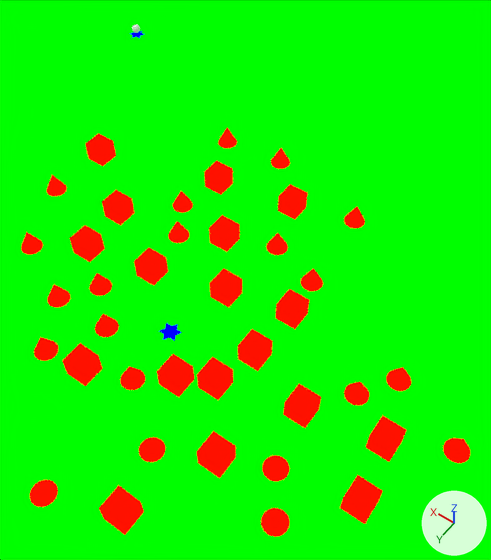
An edit to the Blender file Blender/Example Map.blend, drawn before and after from the same camera.
Both versions are drawn from a 50 mm lens placed at (-20.2, 19.8, 24.0), pointed at (-9.2, 4.3, -0.4). Lighting does not change. The marker at lower right points along +X, +Y and +Z.
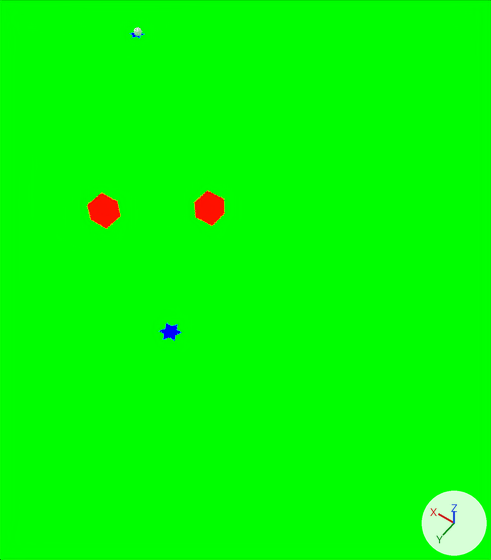
Location of each change, [x1, y1, x2, y2] in pixels of the pictures (491 x 560 px):
'Cube.012', moved: before [278, 184, 308, 219]; after [194, 190, 225, 226]
'Cube.018', deleted (red): before [99, 485, 144, 535]
'Cube.004', moved: before [102, 190, 135, 225]; after [87, 193, 120, 229]
'Cube.014', deleted (red): before [340, 475, 383, 524]
'Cube.015', deleted (red): before [197, 431, 236, 478]
'Cube.013', deleted (red): before [366, 415, 407, 462]
'Cube.016', deleted (red): before [283, 384, 321, 428]
'Cube.008', deleted (red): before [62, 343, 103, 386]
'Cube.009', deleted (red): before [157, 354, 194, 397]
'Cube.017', deleted (red): before [197, 357, 233, 400]
'Cube.010', deleted (red): before [238, 329, 273, 371]
'Cube.011', deleted (red): before [275, 289, 309, 329]
'Cube.007', deleted (red): before [210, 268, 242, 307]
'Cube.006', deleted (red): before [134, 248, 168, 286]
'Cube.002', deleted (red): before [70, 225, 105, 262]
'Cube.005', deleted (red): before [209, 215, 240, 252]
'Cube.003', deleted (red): before [204, 161, 233, 195]
'Cube.001', deleted (red): before [85, 133, 116, 166]
'Cone.016', deleted (red): before [261, 508, 290, 537]
'Cone.018', deleted (red): before [30, 480, 58, 507]
'Cone.019', deleted (red): before [262, 455, 289, 481]
'Cone.022', deleted (red): before [443, 438, 470, 463]
'Cone.017', deleted (red): before [139, 437, 165, 462]
'Cone.021', deleted (red): before [344, 382, 369, 405]
'Cone.020', deleted (red): before [386, 367, 411, 391]
'Cone.012', deleted (red): before [120, 366, 145, 390]
'Cone.014', deleted (red): before [34, 337, 59, 361]
'Cone.011', deleted: before [95, 314, 119, 337]
'Cone.010', deleted: before [47, 285, 70, 307]
'Cone.013', deleted: before [89, 273, 112, 296]
'Cone.006', deleted: before [301, 268, 323, 291]
'Cone.015', deleted: before [21, 232, 43, 255]
'Cone.005', deleted: before [266, 233, 288, 255]
'Cone.009', deleted: before [168, 221, 189, 243]
'Cone.007', deleted: before [344, 207, 365, 228]
'Cone', deleted: before [173, 191, 193, 213]
'Cone.002', deleted: before [46, 175, 67, 196]
'Cone.008', deleted: before [271, 148, 290, 169]
'Cone.001', deleted: before [218, 128, 237, 148]
'Icosphere', moved: before [132, 24, 140, 33]; after [134, 27, 142, 36]

The change, as a list of edits to the scene's bpy script:
```text
Remove ob_cube_001:
    ob_cube_001 = bpy.data.objects.new('Cube.001', me_cube_002)
Remove ob_cube_002:
    ob_cube_002 = bpy.data.objects.new('Cube.002', me_cube_005)
Remove ob_cube_003:
    ob_cube_003 = bpy.data.objects.new('Cube.003', me_cube_006)
Change ob_cube_004:
    ob_cube_004.location: (-2.08, 4.81, 0.5) -> (-1.8, 5.46, 0.67)
Remove ob_cone:
    ob_cone = bpy.data.objects.new('Cone', me_cone)
Remove ob_cone_001:
    ob_cone_001 = bpy.data.objects.new('Cone.001', me_cone_001)
Remove ob_cone_002:
    ob_cone_002 = bpy.data.objects.new('Cone.002', me_cone_002)
Change ob_icosphere:
    ob_icosphere.location: (7.42, -7.3, 0.4) -> (7.0, -7.0, 0.5)
Remove ob_cube_005:
    ob_cube_005 = bpy.data.objects.new('Cube.005', me_cube_008)
Remove ob_cube_006:
    ob_cube_006 = bpy.data.objects.new('Cube.006', me_cube_009)
Remove ob_cube_007:
    ob_cube_007 = bpy.data.objects.new('Cube.007', me_cube_010)
Remove ob_cube_008:
    ob_cube_008 = bpy.data.objects.new('Cube.008', me_cube_011)
Remove ob_cube_009:
    ob_cube_009 = bpy.data.objects.new('Cube.009', me_cube_012)
Remove ob_cube_010:
    ob_cube_010 = bpy.data.objects.new('Cube.010', me_cube_013)
Remove ob_cube_011:
    ob_cube_011 = bpy.data.objects.new('Cube.011', me_cube_014)
Change ob_cube_012:
    ob_cube_012.location: (-8.64, -0.33, 0.5) -> (-5.64, 2.31, 0.5)
Remove ob_cone_005:
    ob_cone_005 = bpy.data.objects.new('Cone.005', me_cone_005)
Remove ob_cone_006:
    ob_cone_006 = bpy.data.objects.new('Cone.006', me_cone_006)
Remove ob_cone_007:
    ob_cone_007 = bpy.data.objects.new('Cone.007', me_cone_007)
Remove ob_cone_008:
    ob_cone_008 = bpy.data.objects.new('Cone.008', me_cone_008)
Remove ob_cone_009:
    ob_cone_009 = bpy.data.objects.new('Cone.009', me_cone_009)
Remove ob_cone_010:
    ob_cone_010 = bpy.data.objects.new('Cone.010', me_cone_010)
Remove ob_cone_011:
    ob_cone_011 = bpy.data.objects.new('Cone.011', me_cone_011)
Remove ob_cone_012:
    ob_cone_012 = bpy.data.objects.new('Cone.012', me_cone_012)
Remove ob_cone_013:
    ob_cone_013 = bpy.data.objects.new('Cone.013', me_cone_013)
Remove ob_cone_014:
    ob_cone_014 = bpy.data.objects.new('Cone.014', me_cone_014)
Remove ob_cone_015:
    ob_cone_015 = bpy.data.objects.new('Cone.015', me_cone_015)
Remove ob_cube_013:
    ob_cube_013 = bpy.data.objects.new('Cube.013', me_cube_016)
Remove ob_cube_014:
    ob_cube_014 = bpy.data.objects.new('Cube.014', me_cube_017)
Remove ob_cone_016:
    ob_cone_016 = bpy.data.objects.new('Cone.016', me_cone_016)
Remove ob_cube_015:
    ob_cube_015 = bpy.data.objects.new('Cube.015', me_cube_018)
Remove ob_cube_016:
    ob_cube_016 = bpy.data.objects.new('Cube.016', me_cube_019)
Remove ob_cube_017:
    ob_cube_017 = bpy.data.objects.new('Cube.017', me_cube_020)
Remove ob_cube_018:
    ob_cube_018 = bpy.data.objects.new('Cube.018', me_cube_021)
Remove ob_cone_017:
    ob_cone_017 = bpy.data.objects.new('Cone.017', me_cone_017)
Remove ob_cone_018:
    ob_cone_018 = bpy.data.objects.new('Cone.018', me_cone_018)
Remove ob_cone_019:
    ob_cone_019 = bpy.data.objects.new('Cone.019', me_cone_019)
Remove ob_cone_020:
    ob_cone_020 = bpy.data.objects.new('Cone.020', me_cone_020)
Remove ob_cone_021:
    ob_cone_021 = bpy.data.objects.new('Cone.021', me_cone_021)
Remove ob_cone_022:
    ob_cone_022 = bpy.data.objects.new('Cone.022', me_cone_022)
```
